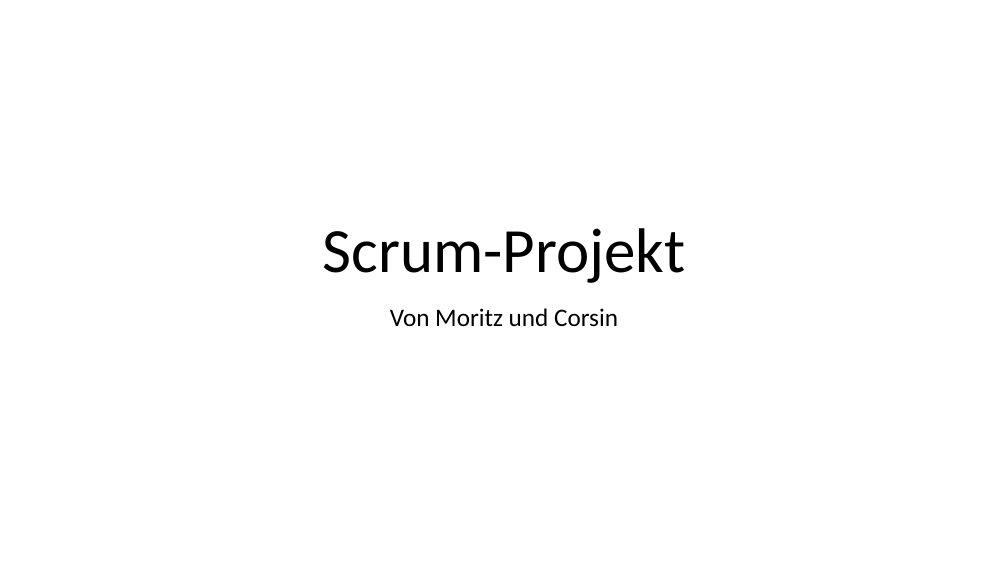
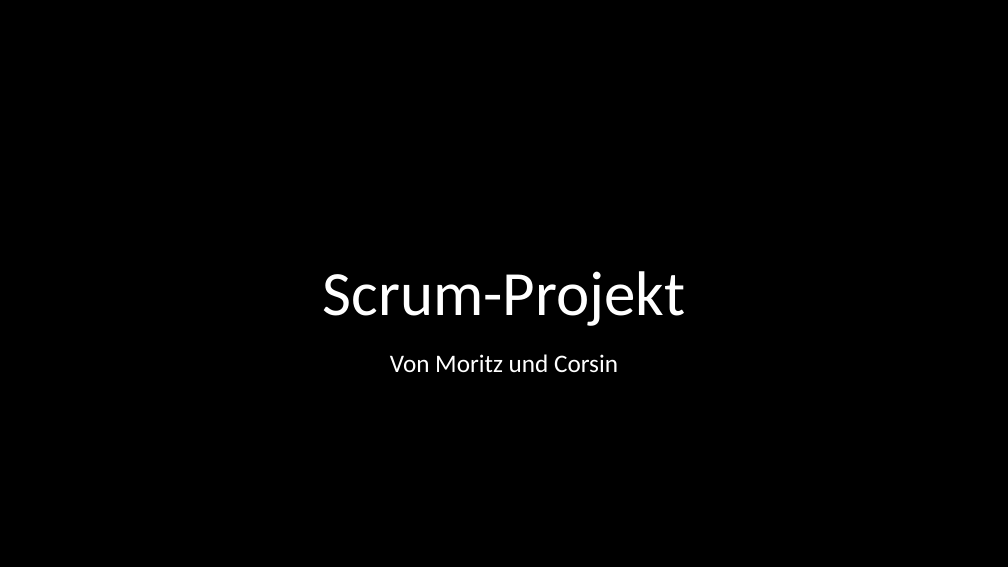
Before and after one commit to m0ritzmac/schule_website, a slide deck: slide 1 of Präsentation Scrum-Projekt.pptx. Drawn at 1008x567 pixels with LibreOffice and Linux fonts; fonts in the diff are those of the drawing; background and template pictures are left out. Boxes give left, top, right and bottom in pixels: in the first picture for what was removed or moved away, otherwise in the second. Text is boxed around its words. In the diff, an @@ line names an element or a change of style, - is before the commit and + after.

```diff
--- a/Präsentation Scrum-Projekt.pptx
+++ b/Präsentation Scrum-Projekt.pptx
@@ background #FFFFFF to picture (left out) @@
@@ title "Scrum-Projekt" at [323, 271, 686, 326]: text colour #000000 to #FFFFFF @@
@@ subtitle "Von Moritz und Corsin" at [390, 354, 618, 373]: text colour #000000 to #FFFFFF @@
@@ subtitle "Von Moritz und Corsin": place and size @@
-subtitle "Von Moritz und Corsin" at [390, 308, 618, 327]
+subtitle "Von Moritz und Corsin" at [390, 354, 618, 373]
```
Also in this commit, not shown: 4 other slides changed, 4 slides added, 1 slide removed, 1 other file.
